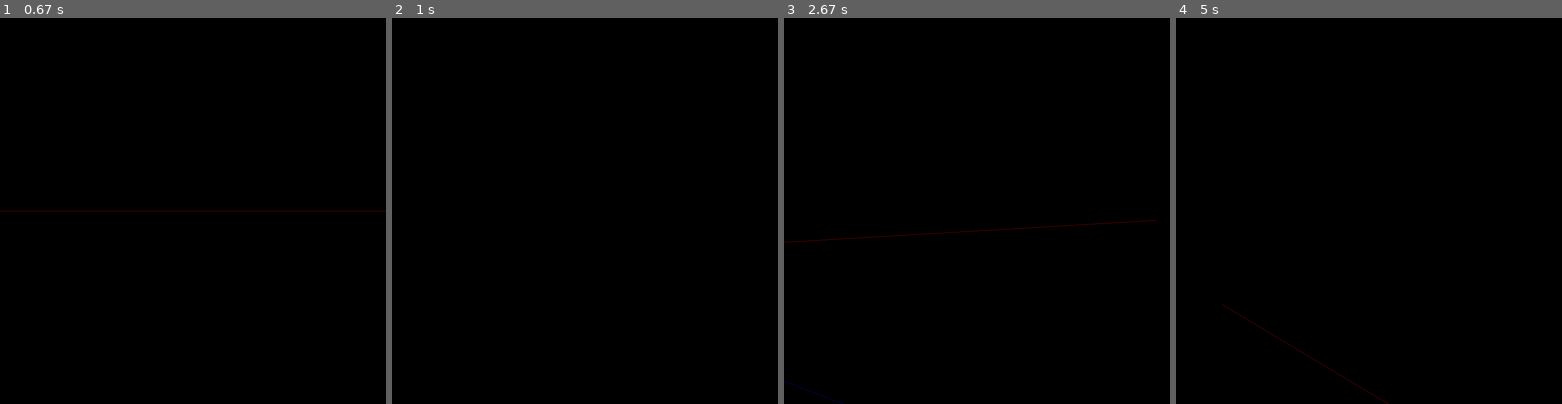
Above: before the commit, frames 1-4 (left to right).
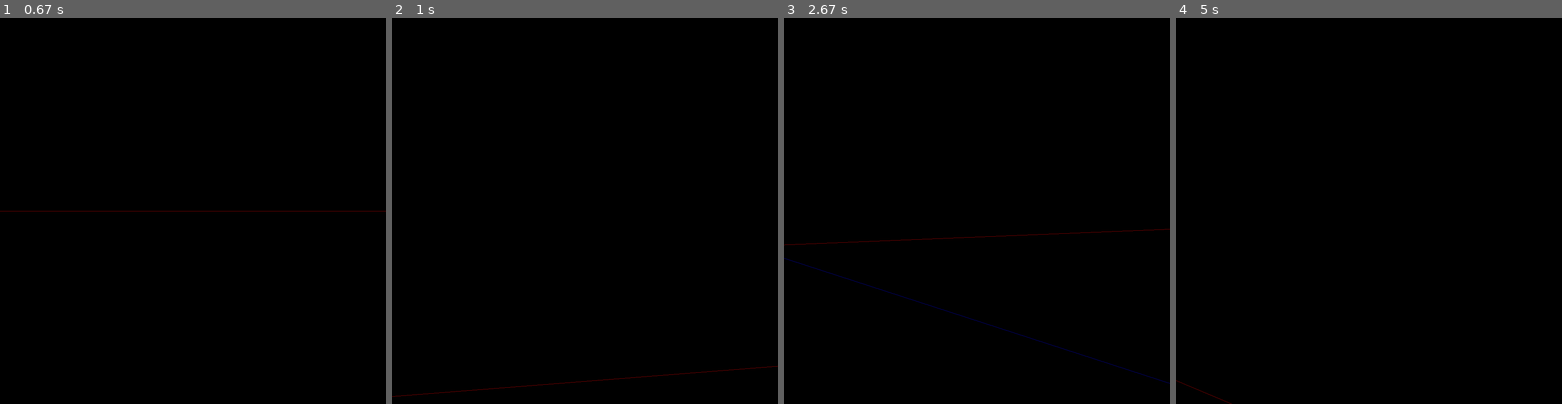
Above: after the commit, the same moments.

Repository: r7melo/CG-with-Python
Game: pygame game, started from circle.py
Same seed, same stepped clock (60 frames per second), same inputs: the game is played once before the commit and once after it.
Inputs (mouse positions are in pixels of both pictures, inside the frame that each line leads up to):
- Up to frame 1 (0.67 s): hold Right from 0.33 s (still down); move the mouse to (177, 226) at 0.37 s
- Up to frame 2 (1 s): release Right at 0.8 s; hold Up from 0.83 s (still down); hold W from 0.83 s (still down); move the mouse to (708, 199) at 0.87 s; tap Space at 0.9 s; tap Shift at 0.98 s
- Up to frame 3 (2.67 s): release Up at 1.13 s; release W at 1.13 s; hold Down 2.23-2.53 s; hold S 2.23-2.53 s; move the mouse to (1034, 75) at 2.27 s; tap Space at 2.3, 2.63 s; tap Shift at 2.38 s; hold Left from 2.57 s (still down); hold A from 2.57 s (still down); move the mouse to (1023, 245) at 2.6 s
- Up to frame 4 (5 s): tap Space at 2.93, 3.07, 4.13, 4.53, 4.83 s; release Left at 2.97 s; release A at 2.97 s; hold Up 3-3.37 s; hold W 3-3.37 s; move the mouse to (1376, 79) at 3.03 s; hold Down 4.07-4.43 s; hold S 4.07-4.43 s; move the mouse to (1372, 253) at 4.1 s; hold Left 4.47-4.93 s; hold A 4.47-4.93 s; move the mouse to (1357, 145) at 4.5 s; hold Right from 4.97 s (still down); hold D from 4.97 s (still down)

Frame 1 is identical in both runs. In frame 2, 0.1% of the frame differs, in the area x 0-100%, y 90-99%; in frame 3, 0.3%, in the area x 0-100%, y 52-100%; in frame 4, less than 0.1%.

Commit message:
trab com GPU

Diff:
--- a/app.py
+++ b/app.py
@@ -8,7 +8,7 @@
     def __init__(self):
         self.rot = 0
         self.render = []
-        self.speed = 3
+        self.speed = 2
         self.sum_rot_updown = 0
         self.current_mv_mat = (GLfloat * 16)()
         self.screenSize = (500, 500)
--- a/circle.py
+++ b/circle.py
@@ -6,10 +6,8 @@
 
 from vector import Vector3d
 
-import pygame
 from math import *
 
-from cube import Cube
 
 class Circle:
     def __init__(self):
@@ -31,9 +29,6 @@
         spinx = (0,0)
         if angle_x > 0:
             spinx = self.spin(0,rain,angle_x)
-
-
-        Cube(spiny[0] ,spiny[1], spinx[0])
 
 
 
--- /dev/null
+++ b/exemplo_glfw.py
@@ -0,0 +1,108 @@
+import glfw
+from OpenGL.GL import *
+import numpy as np
+import math
+
+
+def load_shader_file(path):
+    with open(path, 'r') as file:
+        return file.read()
+
+
+
+def main():
+
+    # Inicializar GLFW
+    if not glfw.init():
+        raise Exception("Falha ao incializar GLFW")
+
+
+    # Configurar versão do OpenGL (3.3 Core Profile)
+    glfw.window_hint(glfw.CONTEXT_VERSION_MAJOR, 3)
+    glfw.window_hint(glfw.CONTEXT_VERSION_MINOR, 3)
+    glfw.window_hint(glfw.OPENGL_PROFILE, glfw.OPENGL_CORE_PROFILE)
+
+    # Criar a janela
+    window = glfw.create_window(800,800, "Minha primeira janela OpenGL", None, None)
+    if not window:
+        glfw.terminate()
+        raise Exception("Falha ao criar janela")
+
+    # Ativar contexto OpenGL
+    glfw.make_context_current(window)
+
+    # “Quero criar um shader para a etapa de processamento dos vértices.”
+    vertex_shader_source = load_shader_file("shaders/vertex_shader.glsl")
+    vertex_shader = glCreateShader(GL_VERTEX_SHADER)
+    glShaderSource(vertex_shader, vertex_shader_source)
+    glCompileShader(vertex_shader)
+
+    # “Shader para processar os fragmentos (pixels) da imagem.”
+    fragment_shader_source = load_shader_file("shaders/fragment_shader.glsl")
+    fragment_shader = glCreateShader(GL_FRAGMENT_SHADER)
+    glShaderSource(fragment_shader, fragment_shader_source)
+    glCompileShader(fragment_shader)
+
+    shader_program = glCreateProgram() # cria um programa vazio
+    glAttachShader(shader_program, vertex_shader)   # anexa o vertex shader
+    glAttachShader(shader_program, fragment_shader)  # anexa o fragment shader
+    glLinkProgram(shader_program)  # linka tudo no programa
+
+    sucess = glGetProgramiv(shader_program, GL_LINK_STATUS)
+    if not sucess:
+        info_log = glGetProgramInfoLog(shader_program)
+        raise Exception(f"Erro ao linkar shader program:\n{info_log.decode()}")
+
+    vertices = np.array([
+        # Primeiro triângulo (parte inferior)
+        -0.5, -0.5,   # Vértice 0
+        0.5, -0.5,   # Vértice 1
+        -0.5,  0.5,   # Vértice 2
+
+        # Segundo triângulo (parte superior)
+        -0.5,  0.5,   # Vértice 2 (repetido)
+        0.5, -0.5,   # Vértice 1 (repetido)
+        0.5,  0.5,   # Vértice 3
+    ], dtype=np.float32)
+
+
+    VAO = glGenVertexArrays(1)
+    VBO = glGenBuffers(1)
+    glBindVertexArray(VAO)
+    glBindBuffer(GL_ARRAY_BUFFER, VBO)
+    glBufferData(GL_ARRAY_BUFFER, vertices.nbytes, vertices, GL_STATIC_DRAW)
+
+    # "Esse VBO tem atributos de posição, com 2 floats por vértice, começando no índice 0":
+    glVertexAttribPointer(0, 2, GL_FLOAT, GL_FALSE, 0, None)
+    glEnableVertexAttribArray(0)
+
+    glBindBuffer(GL_ARRAY_BUFFER, 0)
+    glBindVertexArray(0)
+
+    scale_loc = glGetUniformLocation(shader_program, "scale")
+
+    # Loop principal
+    while not glfw.window_should_close(window):
+        time = glfw.get_time()  # pega o tempo desde o início do programa em segundos
+        scale_value =   math.sin(time)  # varia entre 0 e 1
+
+        glClearColor(.1, .1, .1, 1) # Cor de fundo# Cor de fundo
+        glClear(GL_COLOR_BUFFER_BIT) # Limpa a tela com a cor escolhida
+
+        #region DRAW
+        glUseProgram(shader_program)
+        glUniform1f(scale_loc, scale_value)  # atualiza escala toda vez
+
+        glBindVertexArray(VAO)
+        glDrawArrays(GL_TRIANGLE_STRIP, 0, 6)
+        #endregion
+
+        glfw.swap_buffers(window) # Troca os buffers (double buffering)
+        glfw.poll_events() # Processa eventos de teclado, mouse etc.
+
+
+    # Finalizar
+    glfw.terminate()
+
+if __name__ == "__main__":
+    main()
--- a/exemplo_glut.py
+++ /dev/null
@@ -1,196 +0,0 @@
-# -*- coding: latin1 -*-
-import math
-import pygame
-from pygame.locals import *
-from sys import argv
-from OpenGL.GL import *
-from OpenGL.GLU import *
-from OpenGL.GLUT import *
-
-from past.builtins import xrange
-
-from cartesian_plane import CartesianPlane
-
-# Ângulo de rotação do objeto
-angle = 0.
-# Variação da rotação
-speed_angle = 1.
-# Valores cartesianos de rotacao
-angle_x = 0
-angle_y = 0
-angle_z = 0
-
-def resize(x, y):
-    """
-    Função callback que é evocada quando
-    a janela muda de tamanho
-    """
-
-    # Limpa a vista
-    glViewport(0, 0, x, y)
-    # Seleciona a matriz de projeção
-    glMatrixMode(GL_PROJECTION)
-    # Limpa a matriz de projeção
-    glLoadIdentity()
-
-    # Calcula o aspecto da perspectiva
-    gluPerspective(45., float(x)/float(y), 0.1, 100.0)
-
-    # Seleciona a matriz de visualização
-    glMatrixMode(GL_MODELVIEW)
-
-
-# funcao de desenhar uma esfera
-def esfera(rain, nStacks, nSectors):
-    # geracao de pontos ==
-    pontos = []
-
-    deltaPhi = math.pi/nStacks
-    deltaTheta = 2*math.pi/nSectors
-
-    for i in xrange(nStacks):
-        phi = -math.pi/2*i*deltaPhi
-        temp = rain * math.cos(phi)
-        y = rain * math.sin(phi)
-
-        for j in xrange(nSectors):
-            theta = j*deltaTheta
-            x =  temp*math.sin(theta)
-            z =  temp*math.cos(theta)
-
-            if z > 0: pontos.append((x,y,z))
-
-    # geracao de pontos
-    glColor3f(1,0,0)
-    glPointSize(2.5)
-    glBegin(GL_POINTS)
-    for ponto in pontos:
-        glVertex3fv(ponto)
-    glEnd()
-
-
-def draw():
-    """
-    Função que desenha os objetos
-    """
-    global angle, angle_y, angle_x, angle_z
-    # Limpa a janela e o buffer de profundidade
-    glClear(GL_COLOR_BUFFER_BIT | GL_DEPTH_BUFFER_BIT)
-    # Limpa a matriz de visualização
-    glLoadIdentity()
-    # Move o objeto (translação)
-    # Parâmetros: x, y e z (deslocamento)
-    glTranslatef(-0.5, -0.5, -4.)
-    # Rotação (em graus)
-    # Parâmetros: graus, x, y e z (eixo)
-    glRotatef(angle, angle_x , angle_y, angle_z)
-    # Mudança de escala
-    # Parâmetros: x, y e z (tamanho)
-    glScalef(1, 1, 1)
-
-    for i in xrange(0, 100, 10):
-        # Rotação das faces do objeto
-        glRotatef(10, 1.0 , 1.0, 1.0)
-        # Inicia a criação de uma face retangular
-        glBegin(GL_QUADS)
-
-        # Define a cor que será usada para desenhar (R, G, B)
-        glColor3f(.7, .5, .1)
-        # Cria um vértice da face
-        glVertex3f(0., 0., 0.)
-        glColor3f(.7, .3, .1)
-        glVertex3f(1., 0., 0.)
-        glColor3f(.5, .1, .1)
-        glVertex3f(1., 1., 0.)
-        glColor3f(.7, .3, .1)
-        glVertex3f(0., 1., 0.)
-        # Termina a face
-        glEnd()
-
-    #================================================================================================== criacao do poligono
-
-    CartesianPlane().update()
-
-    glLoadIdentity()
-    glPushMatrix()
-    glTranslatef(-20, 0, -50)
-    glRotatef(angle, 0, 1, 0)
-    esfera(10, 50, 50)
-    glPopMatrix()
-    angle += 1
-
-    #================================================================================================== criacao do poligono
-
-
-    # Inverte a variação
-    # if ar > 1000: dr = 0.01
-    # if ar < 1: dr = 1
-    # ar = ar + dr
-
-    # Troca o buffer, exibindo o que acabou de ser usado
-    glutSwapBuffers()
-
-def keyboard(*args):
-    """
-    Função callback para tratar eventos de teclado
-    """
-    # Testa se a tecla ESC foi apertada
-    if args[0] == b'\x1b':
-        raise SystemExit
-
-    global angle, speed_angle, angle_x, angle_z, angle_z
-    # Teclas de Rotacao do chunk
-    if args[0] == b'a':
-        angle += speed_angle
-    if args[0] == b'd':
-        angle -= speed_angle
-    if args[0] == b'w':
-        pass
-    if args[0] == b's':
-        pass
-
-
-
-
-if __name__ == '__main__':
-    # Inicializa a GLUT
-    glutInit(argv)
-    # Seleciona o modo de exibição
-    glutInitDisplayMode(GLUT_RGBA | GLUT_DOUBLE | GLUT_DEPTH)
-    # Configura a resolução da janela do GLUT de 640 x 480
-    glutInitWindowSize(640, 480)
-    # Cria a janela do GLUT
-    window = glutCreateWindow('A')
-    # Configura a função callback que desenha na janela atual
-
-    glutDisplayFunc(draw)
-    # Para exibir em tela cheia
-    glutFullScreen()
-    # Registra a função para tratar redesenhar a janela quando
-    # não há nada a fazer
-    glutIdleFunc(draw)
-    # Registra a função para redesenhar a janela quando
-    # ela for redimensionada
-    glutReshapeFunc(resize)
-    # Registra a função para tratar eventos de teclado
-    glutKeyboardFunc(keyboard)
-    # Inicialização da janela
-    # Limpa a imagem (fundo preto)
-    glClearColor(0., 0., 0., 0.)
-    # Limpa o buffer de profundidade
-    glClearDepth(1.)
-
-    # Configura o tipo do teste de profundidade
-    glDepthFunc(GL_LESS)
-    # Ativa o teste de profundidade
-    glEnable(GL_DEPTH_TEST)
-    # Configura o sombreamento suave
-    glShadeModel(GL_SMOOTH)
-    # Seleciona a matriz de projeção
-    glMatrixMode(GL_PROJECTION)
-    glLoadIdentity()
-    gluPerspective(15., 640. / 480., .1, 100.)
-    # Seleciona a matriz de visualização
-    glMatrixMode(GL_MODELVIEW)
-    # Inicia o laço de eventos da GLUT
-    glutMainLoop()
--- /dev/null
+++ b/shaders/fragment_shader.glsl
@@ -0,0 +1,8 @@
+#version 330 core
+
+out vec4 FragColor; // cor que será saída do fragment shader
+
+void main()
+{
+    FragColor = vec4(0.5, 0.5, 0.3, 1.0); // vermelho sólido (RGBA)
+}
--- /dev/null
+++ b/shaders/vertex_shader.glsl
@@ -0,0 +1,11 @@
+#version 330 core
+
+layout(location = 0) in vec2 aPos; // recebe posição do vértice (x,y)
+
+uniform float scale; // variável para controlar a escala
+
+void main()
+{
+    vec2 scaledPos = aPos * scale; // aplica a escala
+    gl_Position = vec4(scaledPos, 0.0, 1.0); // coloca a posição no formato vec4, com z=0 e w=1
+}
